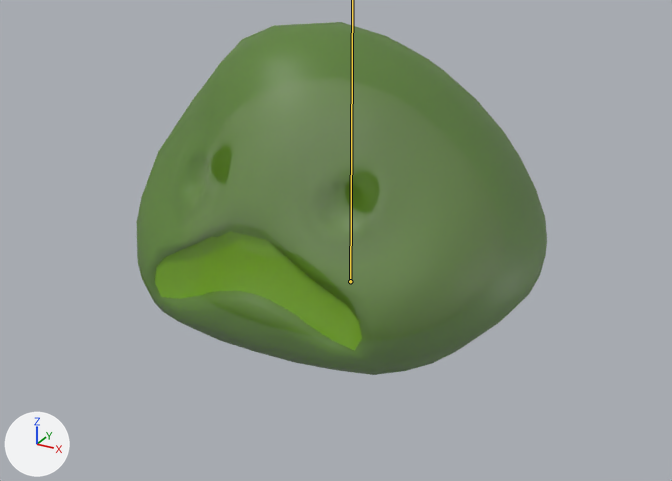
An edit to the FBX model wizcape/Assets/Models/Enemies/Slime/SlimeL.fbx, drawn before and after from the same camera.
Rendered twice from a 50 mm lens placed at (0.454, -0.862, 0.479), pointed at (0.006, -0.047, 0.071). The axes (+X, +Y, +Z) are drawn at lower left. The lights are the same throughout. The bones that bend it are drawn over the model as lines.

Objects in the first picture: 'Mouth', 'Slime'.
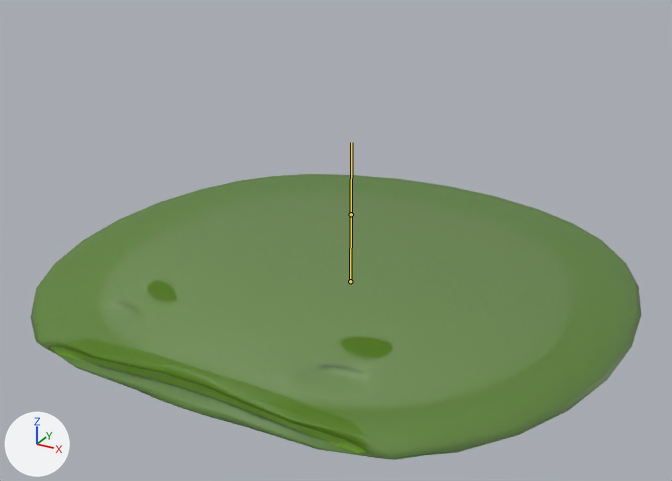
The newer file adds an action. The first version stands in its rest pose; the second is drawn at frame 21 of the action 'SlimeEnemy|Dies'.

Where the change shows, as pixel boxes [x1, y1, x2, y2] in the pictures (672 x 481 px):
'Slime', posed (48% wider, 19% shorter): before [136, 22, 547, 375]; after [31, 174, 641, 460]
'Mouth', posed (52% wider, 11% shorter): before [155, 231, 362, 351]; after [50, 346, 366, 453]

What the commit changed:
Bone 'Bone' (bone_bone) is rescaled from (1.0, 1.0, 1.0) to (1.48, 0.26, 1.48).
